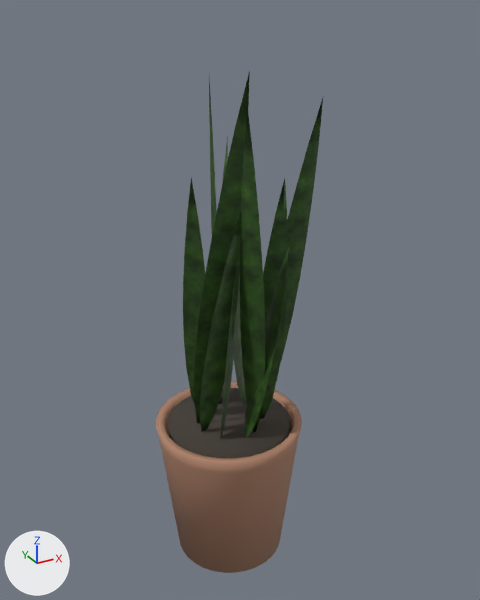
The glTF model villa/furniture/corridor_plant_b.glb: old version first, new version second.
Both versions are drawn from a 50 mm camera at (14.842, 6.708, 0.917) aimed at (15.326, 7.587, 0.478). The axes (+X, +Y, +Z) are drawn at lower left. The lights are the same throughout. The first picture is the older version. Vertices at exactly the same position are counted once.

The first picture shows 'corridor_plant_b'.
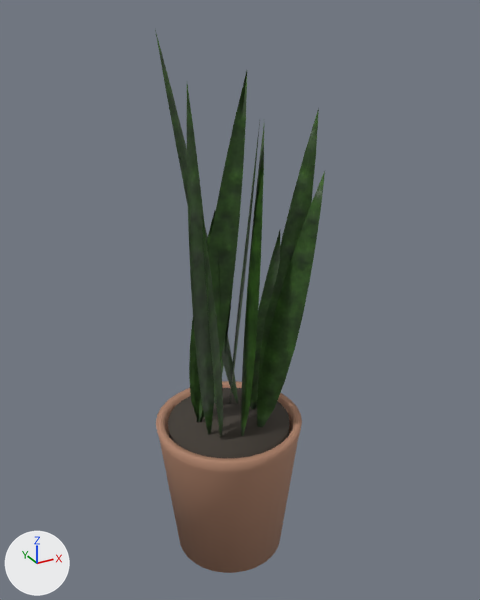
Diff of the bpy script that builds the scene:
```diff
--- a/villa/furniture/corridor_plant_b.glb.py
+++ b/villa/furniture/corridor_plant_b.glb.py
@@ me_corridor_plant_b @@
-me_corridor_plant_b.from_pydata(...)  # 580 vertices, 954 faces; spans x -0.127..0.127, y -0.127..0.127, z 0.0..0.845
+me_corridor_plant_b.from_pydata(...)  # 580 vertices, 954 faces; spans x -0.127..0.145, y -0.127..0.127, z 0.0..0.893
+# me_corridor_plant_b part 1: the loose piece of 30 vertices spanning x 0.046..0.112, y -0.081..-0.01, z 0.24..0.805 is multiplied about its middle by the matrix ((0.936, -0.334, -0.089), (0.34, 0.905, 0.019), (0.03, 0.041, 0.642)), then moved by (-0.015, 0.037, -0.102)
+# me_corridor_plant_b part 2: the loose piece of 30 vertices spanning x 0.029..0.072, y 0.027..0.106, z 0.24..0.693 is multiplied about its middle by the matrix ((0.957, -0.218, -0.241), (0.198, 0.97, -0.101), (0.2, 0.153, 1.409)), then moved by (-0.069, -0.015, 0.099)
+# me_corridor_plant_b part 3: the loose piece of 30 vertices spanning x 0.008..0.024, y 0.044..0.104, z 0.24..0.83 is multiplied about its middle by the matrix ((0.959, 0.255, -0.01), (-0.245, 0.946, -0.195), (-0.049, 0.195, 0.892)), then moved by (0.015, -0.064, -0.028)
+# me_corridor_plant_b part 4: the loose piece of 30 vertices spanning x 0.002..0.068, y 0.048..0.127, z 0.24..0.724 is multiplied about its middle by the matrix ((1.002, -0.042, 0.001), (0.042, 0.989, -0.14), (0.037, 0.157, 1.101)), then moved by (-0.003, -0.033, 0.031)
+# me_corridor_plant_b part 5: the loose piece of 30 vertices spanning x -0.071..-0.031, y -0.023..0.046, z 0.24..0.7 is multiplied about its middle by the matrix ((0.964, -0.242, 0.11), (0.231, 0.966, 0.127), (-0.14, -0.071, 0.838)), then moved by (0.024, 0.017, -0.033)
+# me_corridor_plant_b part 6: the loose piece of 30 vertices spanning x -0.063..-0.006, y -0.084..0.018, z 0.24..0.845 is multiplied about its middle by the matrix ((0.983, -0.033, 0.074), (0.023, 0.975, 0.143), (-0.078, -0.141, 0.973)), then moved by (0.023, 0.045, -0.002)
+# me_corridor_plant_b part 7: the loose piece of 30 vertices spanning x -0.043..0.005, y -0.066..-0.029, z 0.24..0.709 is multiplied about its middle by the matrix ((0.992, -0.061, -0.119), (0.07, 0.994, 0.088), (0.107, -0.105, 0.843)), then moved by (-0.025, 0.02, -0.034)
+# me_corridor_plant_b part 8: the loose piece of 30 vertices spanning x -0.003..0.059, y -0.094..-0.04, z 0.24..0.595 is multiplied about its middle by the matrix ((0.968, 0.06, 0.016), (-0.044, 0.979, 0.216), (0.126, -0.212, 1.448)), then moved by (-0.003, 0.038, 0.086)
+# me_corridor_plant_b part 9: the loose piece of 30 vertices spanning x -0.021..0.025, y -0.1..-0.041, z 0.24..0.802 is multiplied about its middle by the matrix ((0.928, -0.226, 0.239), (0.207, 0.971, 0.074), (-0.268, 0.011, 0.791)), then moved by (0.083, 0.023, -0.054)
+# me_corridor_plant_b part 10: the loose piece of 30 vertices spanning x 0.033..0.077, y -0.065..-0.02, z 0.24..0.693 is multiplied about its middle by the matrix ((0.987, 0.017, 0.19), (-0.041, 0.99, 0.098), (-0.148, -0.125, 1.187)), then moved by (0.041, 0.019, 0.044)
+# me_corridor_plant_b part 11: 30 of 580 vertices moved; they spanned x -0.066..-0.008, y -0.072..-0.006, z 0.24..0.663 and now span x -0.067..-0.024, y -0.025..0.042, z 0.24..0.823; mean shift (-0.012, 0.049, 0.08); largest move (-0.013, -0.072, 0.663) -> (-0.042, 0.042, 0.823)
 me_corridor_plant_b.materials.append(mat_terracotta)
```

What differs and where, as boxes (x1, y1, x2, y2) in the pictures (480 x 600 px; the box of a moved part takes in the faces that stretch with it):
'corridor_plant_b', reshaped (8% taller): before (156, 71, 323, 573); after (155, 30, 325, 573)
part 1 of me_corridor_plant_b, moved or reshaped: before (279, 98, 323, 367); after (250, 231, 280, 410)
part 2 of me_corridor_plant_b, moved or reshaped: before (234, 294, 246, 405); after (155, 30, 239, 404)
part 3 of me_corridor_plant_b, moved or reshaped: before (209, 80, 222, 402); after (230, 123, 260, 402)
part 4 of me_corridor_plant_b, moved or reshaped (mostly hidden): before (222, 136, 228, 184); after (214, 278, 234, 404)
part 5 of me_corridor_plant_b, moved or reshaped: before (183, 178, 205, 402); after (189, 211, 220, 415)
part 6 of me_corridor_plant_b, moved or reshaped: before (194, 71, 250, 423); after (194, 71, 247, 422)
part 7 of me_corridor_plant_b, moved or reshaped: before (220, 277, 240, 437); after (202, 216, 223, 438)
part 8 of me_corridor_plant_b, moved or reshaped: before (244, 247, 289, 438); after (241, 127, 264, 436)
part 9 of me_corridor_plant_b, moved or reshaped: before (240, 106, 265, 432); after (257, 171, 325, 427)
part 10 of me_corridor_plant_b, moved or reshaped: before (260, 179, 288, 419); after (257, 108, 319, 392)
part 11 of me_corridor_plant_b, moved or reshaped: before (200, 212, 241, 431); after (187, 85, 214, 435)
